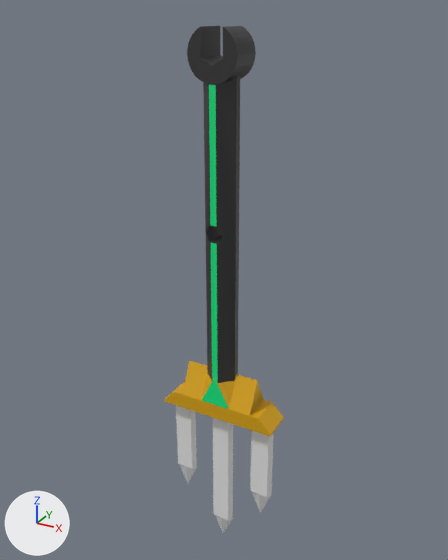
Before and after pictures for a commit that changed the FBX model Assets/Models/Game/MapObject/Spear/X_Spear.fbx.
Before and after are seen from a camera (50 mm lens) standing at (0.792, -1.435, 1.275) and looking at (-0.024, 0.049, 0.533). Lighting does not change. The marker at lower left points along +X, +Y and +Z. Where no turn or scale is listed for an object, it has been applied to the vertices.

In view in the first picture: 'spear_v2_01', 'spear_v2_02', 'spear_v2_03', 'spear_v2_04', 'spear_v2_05', 'spear_v2_06'.
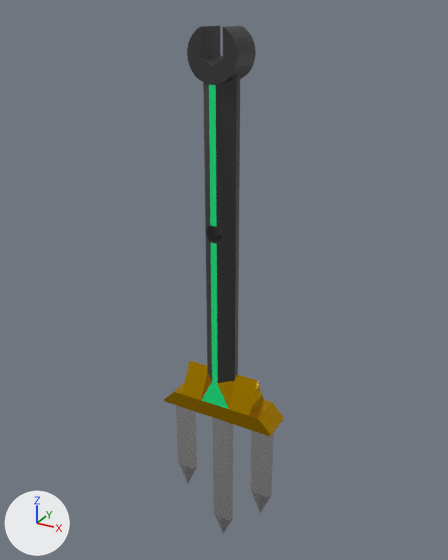
The newer file is also turned or shifted as a whole; pictures and numbers use the older file's frame.

Boxes [x1, y1, x2, y2] around the edits, measured in the pictures (448 x 560 px):
'spear_v2_03', recoloured: [164, 361, 284, 436] in both
'spear_v2_04', recoloured: [212, 417, 233, 533] in both
'spear_v2_06', recoloured: [250, 430, 274, 513] in both
'spear_v2_05', recoloured: [176, 405, 197, 484] in both

The change, as a diff of the scene's bpy script:
```diff
--- a/Assets/Models/Game/MapObject/Spear/X_Spear.fbx.py
+++ b/Assets/Models/Game/MapObject/Spear/X_Spear.fbx.py
@@ mat_white @@
+mat_white = principled_material('WHITE')
+mat_white.base_color = (0.8, 0.8, 0.8)  # white #e7e7e7
+mat_white.metallic = 1.0
+mat_white.roughness = 0.27
@@ mat_gold @@
+mat_gold = principled_material('GOLD')
+mat_gold.base_color = (0.686, 0.369, 0.0)  # yellow #d8a400
+mat_gold.metallic = 1.0
+mat_gold.roughness = 0.31
@@ me_立方体_002 @@
 me_立方体_002.from_pydata(...)  # 50 vertices, 40 faces; spans x -0.206..0.172, y -0.049..0.049, z 0.107..0.302
 me_立方体_002.materials.append(mat_spear_03)
-me_立方体_002.materials.append(mat_spear_02)  # yellow #d8a400
+me_立方体_002.materials.append(mat_gold)  # yellow #d8a400
@@ me_立方体_004 @@
 me_立方体_004.from_pydata(...)  # 17 vertices, 13 faces; spans x -0.055..0.022, y -0.014..0.014, z -0.414..0.373
+me_立方体_004.materials.append(mat_white)  # white #e7e7e7
@@ me_立方体_005 @@
 me_立方体_005.from_pydata(...)  # 17 vertices, 13 faces; spans x -0.195..-0.118, y -0.014..0.014, z -0.254..0.118
+me_立方体_005.materials.append(mat_white)  # white #e7e7e7
@@ me_立方体_006 @@
 me_立方体_006.from_pydata(...)  # 17 vertices, 13 faces; spans x 0.085..0.162, y -0.014..0.014, z -0.254..0.118
+me_立方体_006.materials.append(mat_white)  # white #e7e7e7
```
